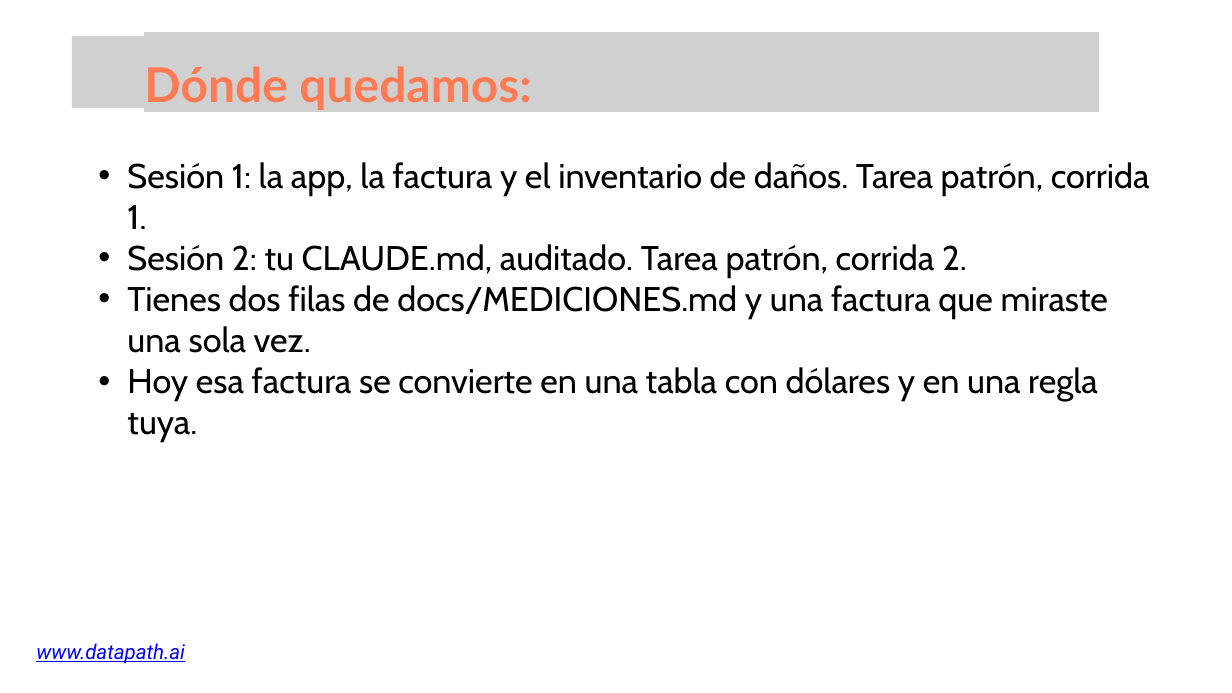
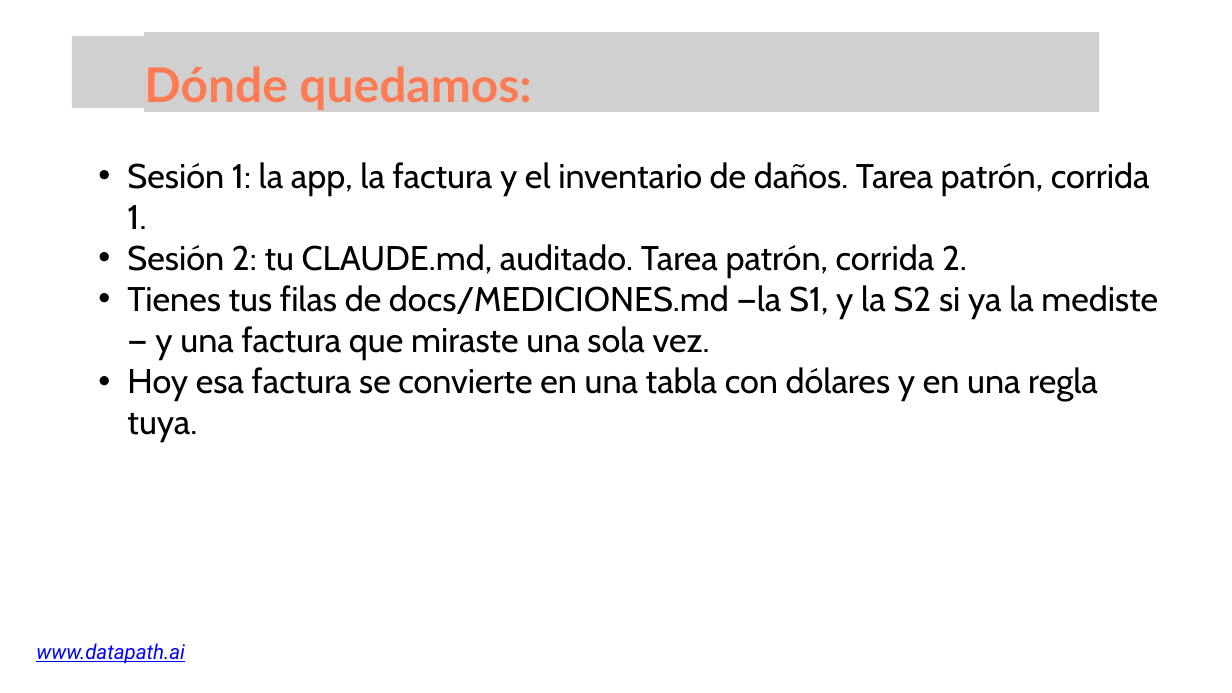
Before and after one commit to growlearnjo/merc_tech, a slide deck: slide 6 of doc_sesions/sesion3/Ed5_sesion3.pptx. Drawn at 1232x693 pixels with LibreOffice and Linux fonts; fonts in the diff are those of the drawing; grey boxes stand for pictures. Boxes give left, top, right and bottom in pixels: in the first picture for what was removed or moved away, otherwise in the second. Text is boxed around its words. In the diff, an @@ line names an element or a change of style, - is before the commit and + after.

```diff
--- a/doc_sesions/sesion3/Ed5_sesion3.pptx
+++ b/doc_sesions/sesion3/Ed5_sesion3.pptx
@@ text at <box>127,285,1158,361</box>: text changed @@
-  • Tienes dos filas de docs/MEDICIONES.md y una factura que miraste una sola vez.
+  • Tienes tus filas de docs/MEDICIONES.md —la S1, y la S2 si ya la mediste— y una factura que miraste una sola vez.
```
Also in this commit, not shown: 8 other slides changed, 17 other files.
